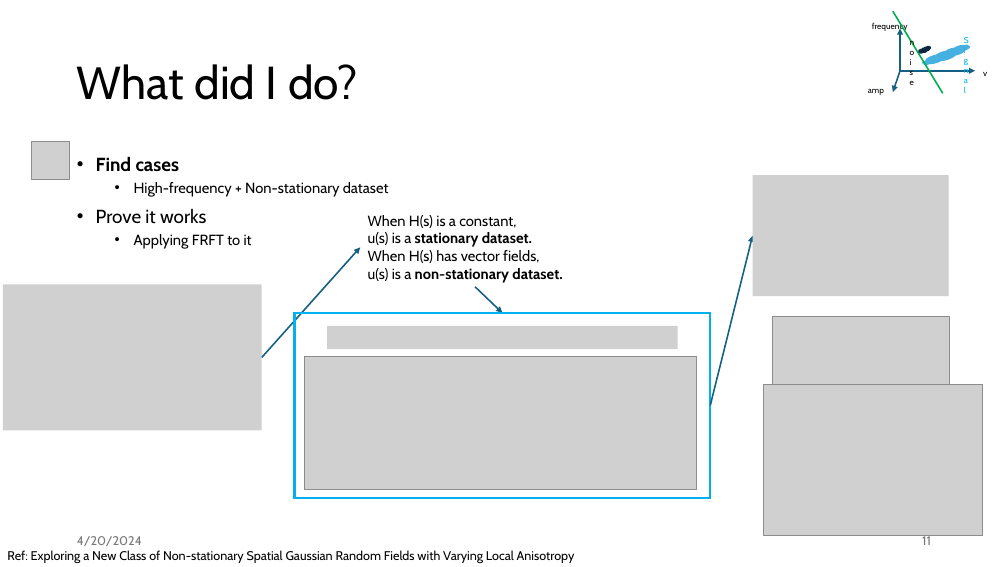
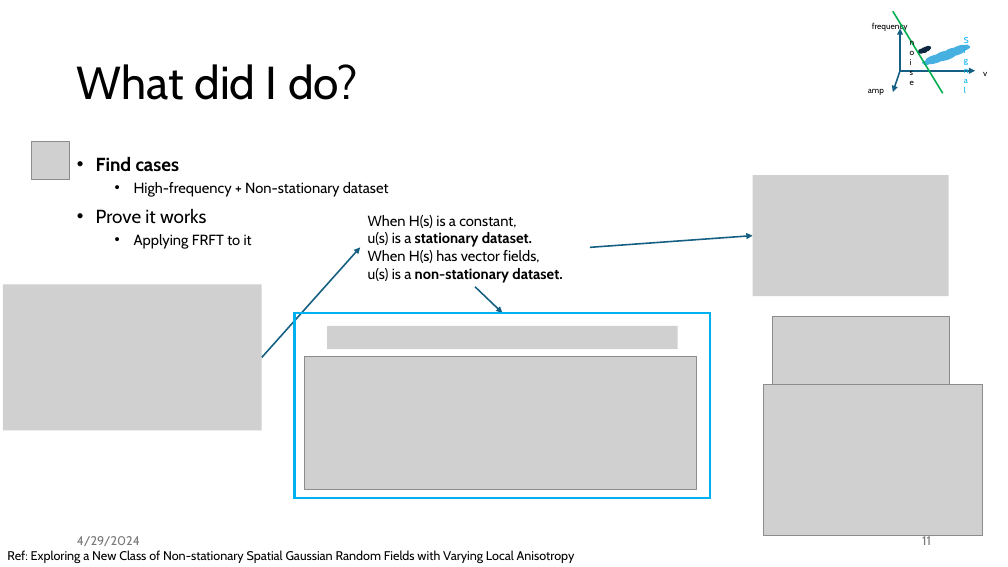
Before and after one commit to suweiyang0106/FRFTNO---Project, a slide deck: slide 11 of Result/Project presentation.pptx. Drawn at 1008x567 pixels with LibreOffice and Linux fonts; fonts in the diff are those of the drawing; grey boxes stand for pictures; background and template pictures are left out. Boxes give left, top, right and bottom in pixels: in the first picture for what was removed or moved away, otherwise in the second. Text is boxed around its words. In the diff, an @@ line names an element or a change of style, - is before the commit and + after.

```diff
--- a/Result/Project presentation.pptx
+++ b/Result/Project presentation.pptx
@@ arrow moved from (711, 405) - (753, 236) to (590, 247) - (753, 236) @@
@@ text at (77, 536, 140, 546): text changed @@
-4/20/2024
+4/29/2024
```
Also in this commit, not shown: 26 other slides changed, 1 slide added, 3 other files.
